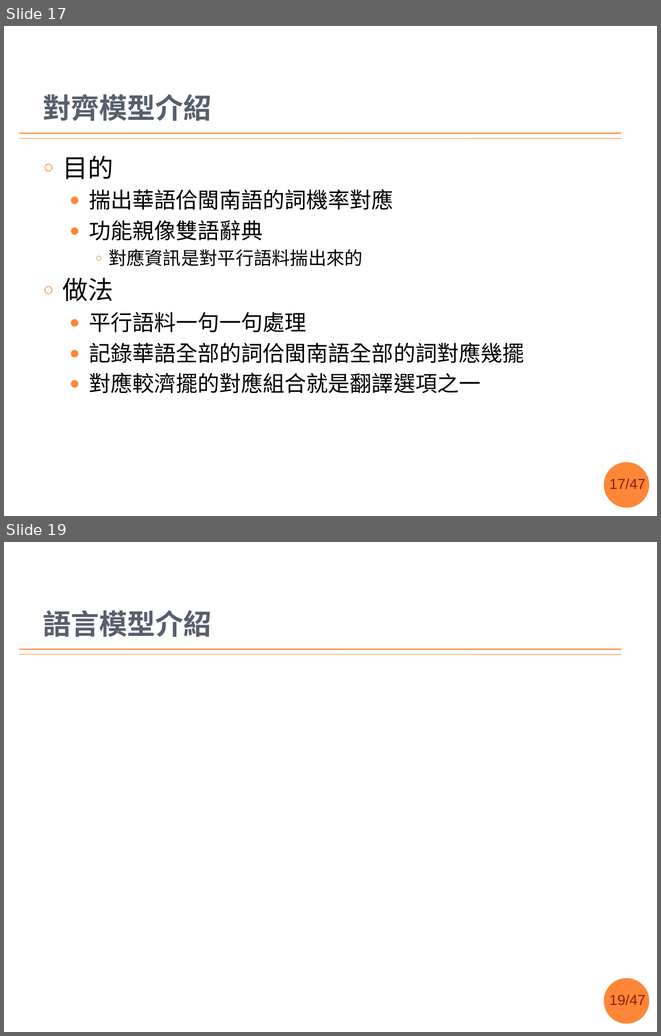
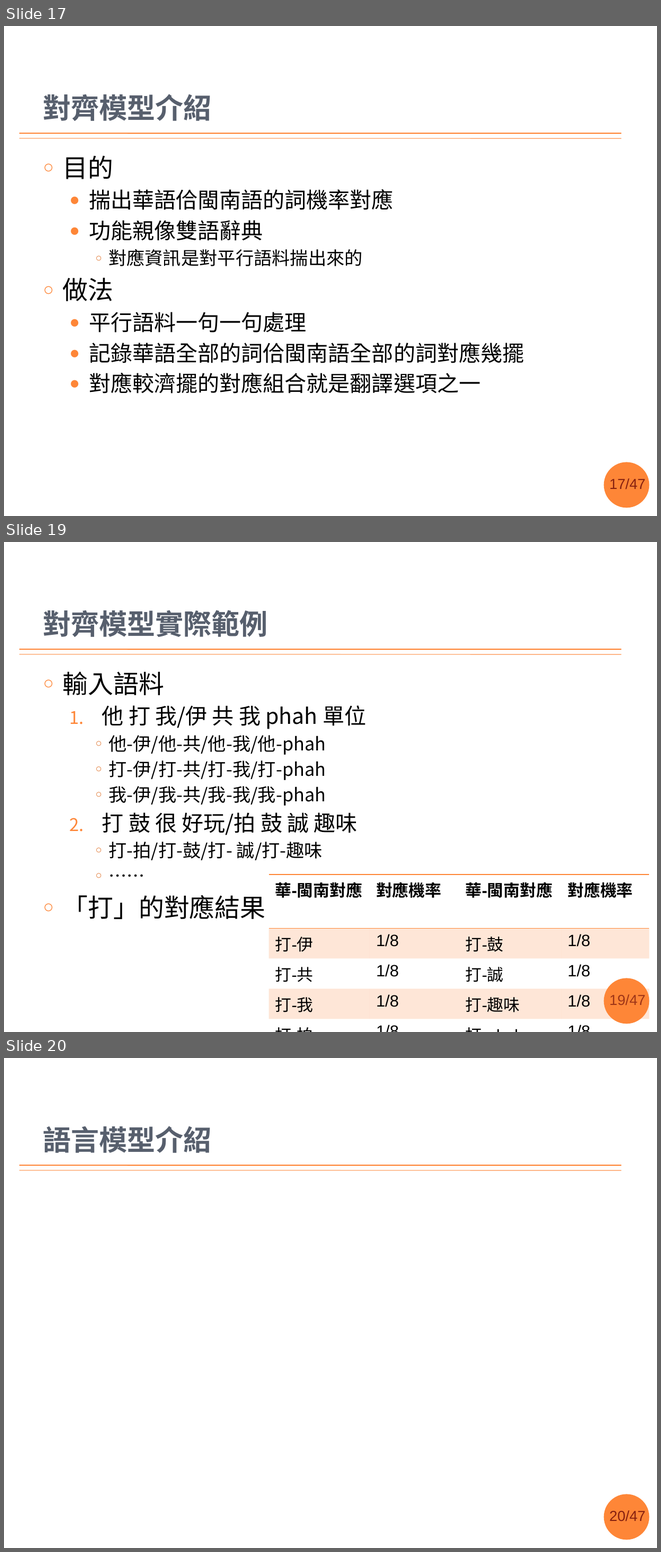
Before and after one commit to sih4sing5hong5/po3-ko3_tau5-iann2-phinn3, a slide deck: 翻譯報告.pptx. Shown one above the other, each under a label of ours: slides 17 and 19 before the commit, slides 17, 19 and 20 after it; the slides between them are not shown. The pictures are 661x1036 and 661x1552 pixels, drawn with LibreOffice and Linux fonts; fonts in the diff are those of the drawing; grey boxes stand for pictures; background and template pictures are left out. Boxes give left, top, right and bottom in pixels: in the first picture for what was removed or moved away, otherwise in the second. Text is boxed around its words. In the diff, an @@ line names an element or a change of style, - is before the commit and + after.

```diff
--- a/翻譯報告.pptx
+++ b/翻譯報告.pptx
@@ slide 19 added at box(4, 542, 657, 1032), background #FFFFFF; not listed: 4 template elements that a slide beside it also shows @@
@@ title added at box(43, 610, 268, 637), 31 pt, text #575F6D, bold @@
+對齊模型實際範例
@@ text added at box(63, 671, 366, 919), 20 pt, text #000000 @@
+○ 輸入語料
+  1. 他 打 我/伊 共 我 phah 單位
+    ○ 他-伊/他-共/他-我/他-phah
+    ○ 打-伊/打-共/打-我/打-phah
+    ○ 我-伊/我-共/我-我/我-phah
+  2. 打 鼓 很 好玩/拍 鼓 誠 趣味
+    ○ 打-拍/打-鼓/打- 誠/打-趣味
+    ○ ……
+○ 「打」的對應結果
@@ table added at box(269, 874, 649, 1014), 5 rows, 4 columns @@
+華-閩南對應 | 對應機率 | 華-閩南對應 | 對應機率
+打-伊 | 1/8 | 打-鼓 | 1/8
+打-共 | 1/8 | 打-誠 | 1/8
+打-我 | 1/8 | 打-趣味 | 1/8
+打-拍 | 1/8 | 打-phah | 1/8
@@ what was slide 19 is now slide 20 @@
@@ page number at box(609, 1510, 645, 1521): text changed @@
-19/47
+20/47
```
Also in this commit, not shown: 16 slides changed, 1 other slide added, 2 slides removed.
